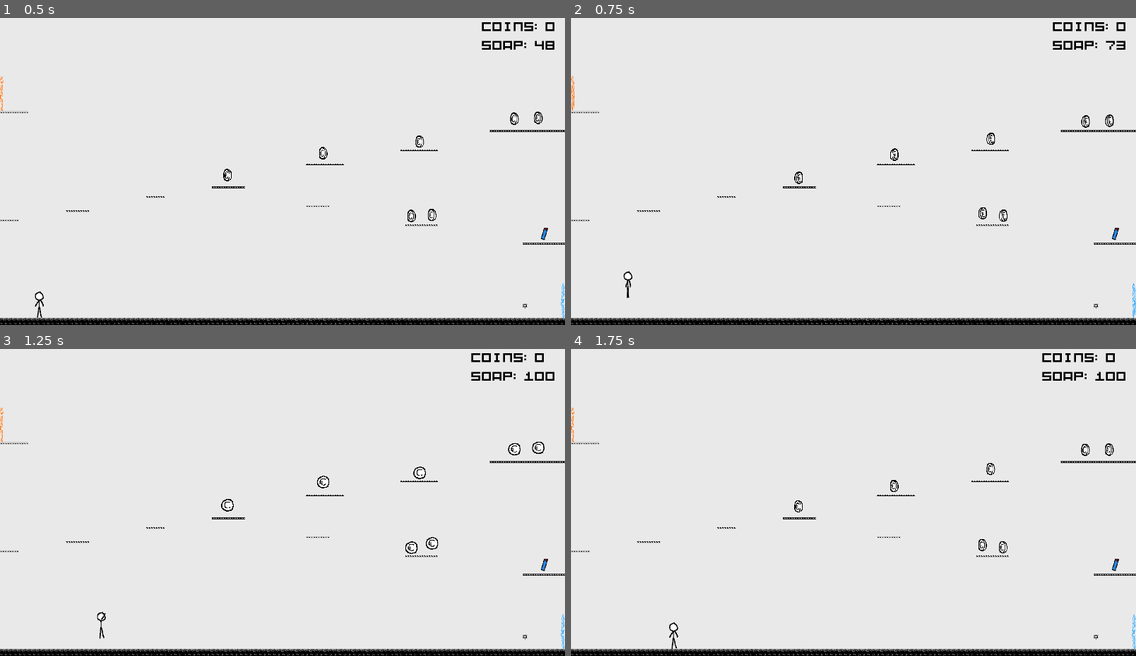
Above: before the commit, frames 1-4 (two rows, left to right).
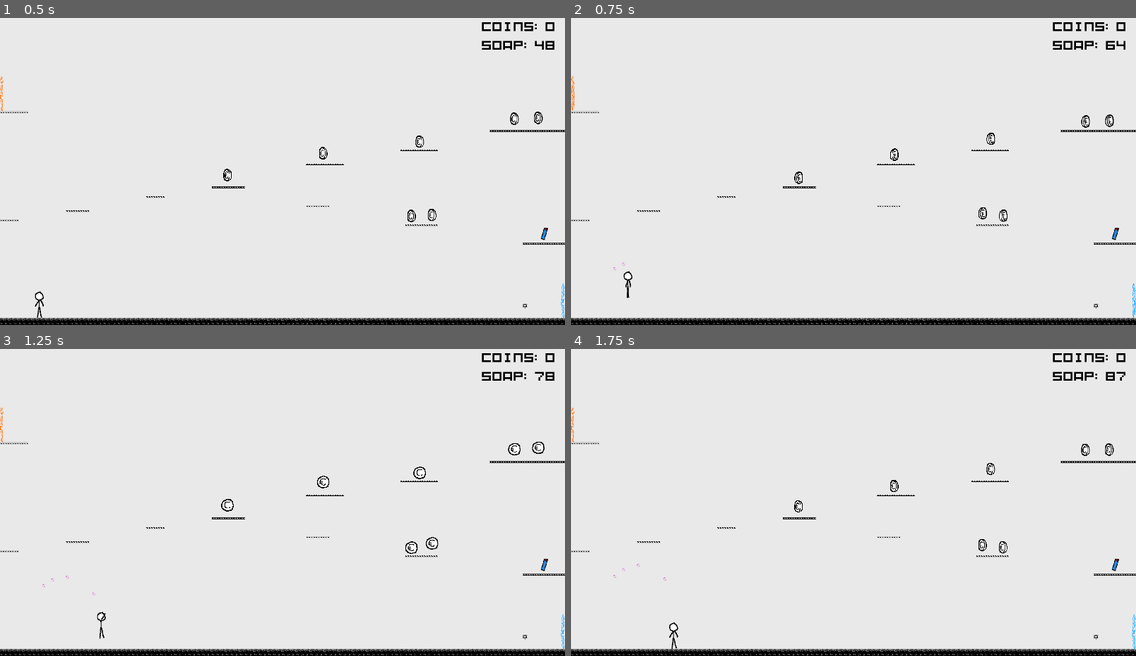
Above: after the commit, the same moments.

Repository: dennis-jung/ggj2025
Game: Godot game, scene res://scenes/tileset_test/game.tscn
Same seed, same stepped clock (60 frames per second), same inputs: the game is played once before the commit and once after it.
Inputs (mouse positions are in pixels of both pictures, inside the frame that each line leads up to):
- Up to frame 1 (0.5 s): no input
- Up to frame 2 (0.75 s): tap Enter (ui_accept) at 0.5, 0.6 s; move the mouse to (977, 150) at 0.52 s; hold Right (ui_right) from 0.53 s (still down); click (977, 150) at 0.67 s
- Up to frame 3 (1.25 s): keep holding Right (ui_right); tap Enter (ui_accept) at 0.77, 1.07 s
- Up to frame 4 (1.75 s): release Right (ui_right) at 1.25 s; drag from (740, 514) to (893, 481) at 1.27 s

Frame 1 is identical in both runs. In frame 2, less than 0.1% of the frame differs, in the area x 7-98%, y 7-83%; in frame 3, 0.4%, in the area x 7-99%, y 1-81%; in frame 4, 0.4%.

Commit message:
Added  Joypad control

Diff:
--- a/project.godot
+++ b/project.godot
@@ -39,9 +39,20 @@
 
 [input]
 
+ui_accept={
+"deadzone": 0.5,
+"events": [Object(InputEventKey,"resource_local_to_scene":false,"resource_name":"","device":0,"window_id":0,"alt_pressed":false,"shift_pressed":false,"ctrl_pressed":false,"meta_pressed":false,"pressed":false,"keycode":4194309,"physical_keycode":0,"key_label":0,"unicode":0,"location":0,"echo":false,"script":null)
+, Object(InputEventKey,"resource_local_to_scene":false,"resource_name":"","device":0,"window_id":0,"alt_pressed":false,"shift_pressed":false,"ctrl_pressed":false,"meta_pressed":false,"pressed":false,"keycode":4194310,"physical_keycode":0,"key_label":0,"unicode":0,"location":0,"echo":false,"script":null)
+, Object(InputEventKey,"resource_local_to_scene":false,"resource_name":"","device":0,"window_id":0,"alt_pressed":false,"shift_pressed":false,"ctrl_pressed":false,"meta_pressed":false,"pressed":false,"keycode":32,"physical_keycode":0,"key_label":0,"unicode":32,"location":0,"echo":false,"script":null)
+, Object(InputEventJoypadButton,"resource_local_to_scene":false,"resource_name":"","device":-1,"button_index":0,"pressure":0.0,"pressed":true,"script":null)
+]
+}
 create_bubble={
 "deadzone": 0.5,
-"events": [Object(InputEventKey,"resource_local_to_scene":false,"resource_name":"","device":-1,"window_id":0,"alt_pressed":false,"shift_pressed":false,"ctrl_pressed":false,"meta_pressed":false,"pressed":false,"keycode":0,"physical_keycode":66,"key_label":0,"unicode":98,"location":0,"echo":false,"script":null)
+"events": [Object(InputEventJoypadButton,"resource_local_to_scene":false,"resource_name":"","device":-1,"button_index":2,"pressure":0.0,"pressed":true,"script":null)
+, Object(InputEventKey,"resource_local_to_scene":false,"resource_name":"","device":-1,"window_id":0,"alt_pressed":false,"shift_pressed":false,"ctrl_pressed":false,"meta_pressed":false,"pressed":false,"keycode":0,"physical_keycode":66,"key_label":0,"unicode":98,"location":0,"echo":false,"script":null)
+, Object(InputEventJoypadButton,"resource_local_to_scene":false,"resource_name":"","device":-1,"button_index":3,"pressure":0.0,"pressed":true,"script":null)
+, Object(InputEventKey,"resource_local_to_scene":false,"resource_name":"","device":-1,"window_id":0,"alt_pressed":false,"shift_pressed":false,"ctrl_pressed":false,"meta_pressed":false,"pressed":false,"keycode":0,"physical_keycode":4194309,"key_label":0,"unicode":0,"location":0,"echo":false,"script":null)
 ]
 }
 
